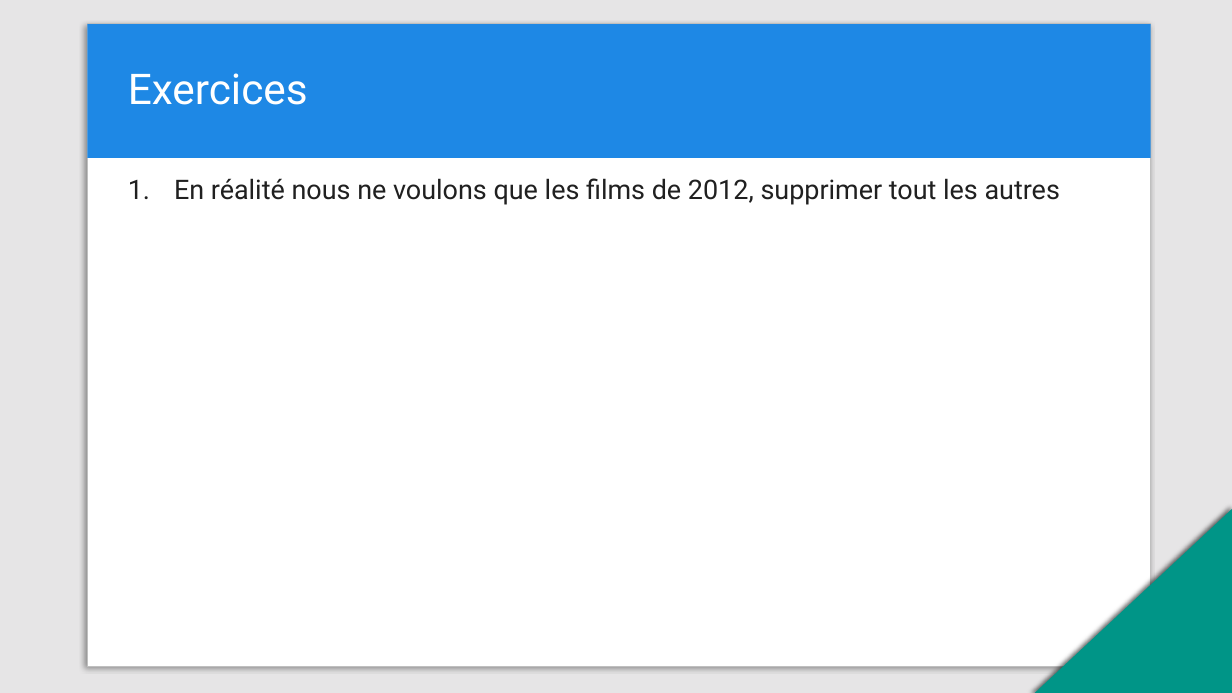
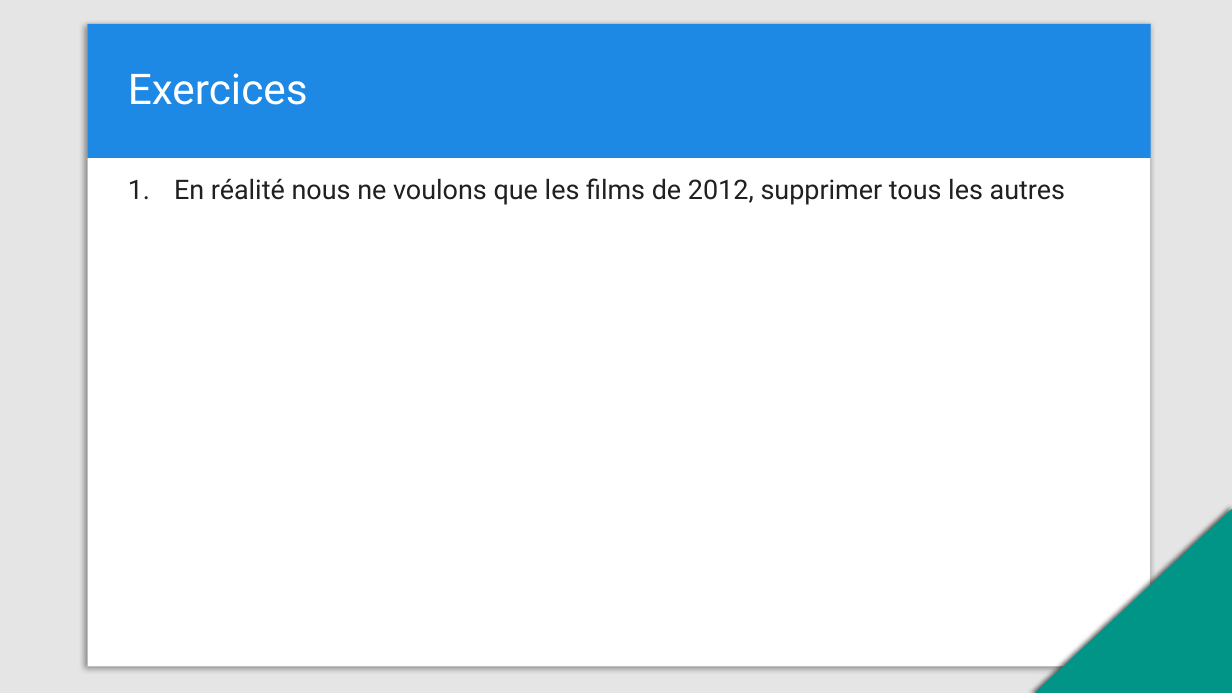
Before and after one commit to dohr-michael/training-mongodb, a slide deck: slide 30 of MongoDB-CRUD.pptx. Drawn at 1232x693 pixels with LibreOffice and Linux fonts; fonts in the diff are those of the drawing. Boxes give left, top, right and bottom in pixels: in the first picture for what was removed or moved away, otherwise in the second. Text is boxed around its words. In the diff, an @@ line names an element or a change of style, - is before the commit and + after.

```diff
--- a/MongoDB-CRUD.pptx
+++ b/MongoDB-CRUD.pptx
@@ text at (174,178,1065,205): text changed @@
-1. En réalité nous ne voulons que les films de 2012, supprimer tout les autres
+1. En réalité nous ne voulons que les films de 2012, supprimer tous les autres
```
Also in this commit, not shown: 13 other slides changed.
